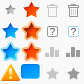
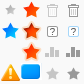
The second 84×84 image is a revision of the first. Changes to its layers:
removed group "star-full-hover" (1 layers) over [2, 43, 19, 60]
removed layer "Star" (5th of 8, in "star-full-hover") from group "star-full-hover" over [2, 43, 19, 60]
